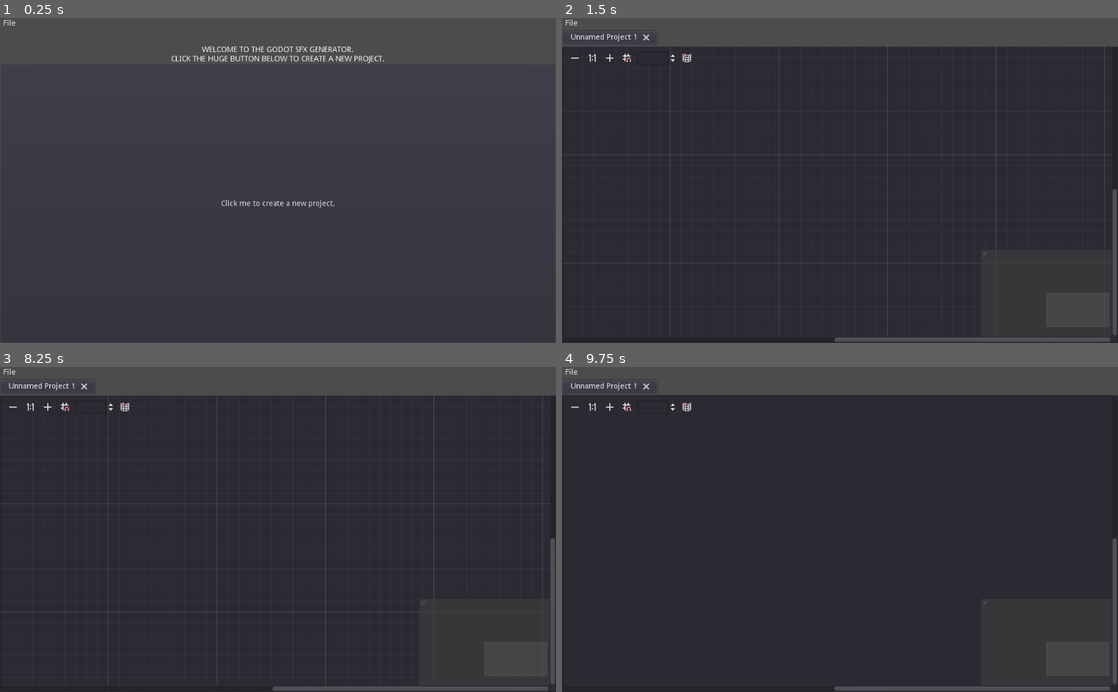
Above: before the commit, frames 1-4 (two rows, left to right).
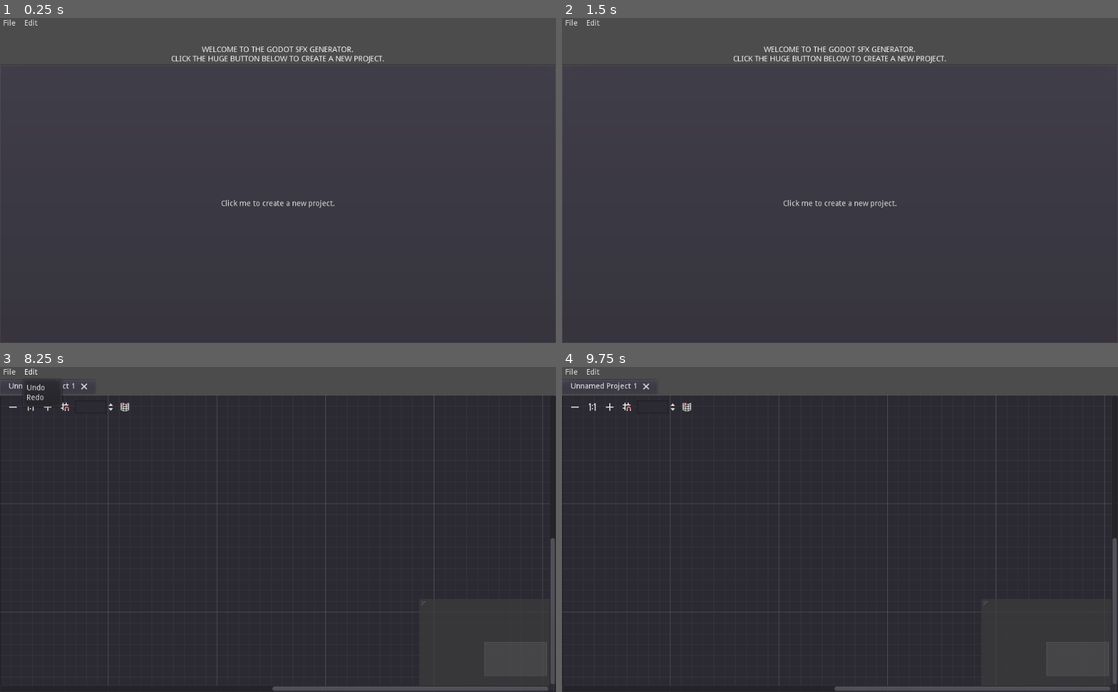
Above: after the commit, the same moments.

Repository: noiamhippyman/GodotAudioGeneration
Game: Godot game, scene res://SFX Generator/SFXGeneratorMain.tscn
Same seed, same stepped clock (60 frames per second), same inputs: the game is played once before the commit and once after it.
Inputs (mouse positions are in pixels of both pictures, inside the frame that each line leads up to):
- Up to frame 1 (0.25 s): no input
- Up to frame 2 (1.5 s): click (595, 24) at 0.5 s, where only the run after the commit has a clickable "Edit"; click "Click me to create a new proj…" at 1.25 s
- Up to frame 3 (8.25 s): click (278, 552) at 2 s, where only the run after the commit has a clickable "Click me to create a new proj…"; click "File" at 2.75 s; click (11, 406) at 3.5 s; click (50, 406) at 4.25 s; click (66, 406) at 5 s; click (122, 406) at 5.75 s; click "File" at 6.5 s; click (11, 406) at 7.25 s; click (33, 373) at 8 s, where only the run after the commit has a clickable "Edit"
- Up to frame 4 (9.75 s): click (612, 406) at 8.75 s; click (628, 406) at 9.5 s

The runs differ from the first frame. In frame 1, less than 0.1% of the frame differs, in the area x 4-7%, y 0-3%; in frame 2, 7.4%, in the area x 0-100%, y 0-100%; in frame 3, 0.3%; in frame 4, 0.2%.

Commit message:
Not a very important commit. Things are messy but things have changed. I'm finally done putting a finish on my computer table so I'm moving back to my main desktop.

Diff:
--- a/AudioProgramming/Globals.gd
+++ b/AudioProgramming/Globals.gd
@@ -16,6 +16,10 @@
 
 const NODE_TYPE_OSCILLATOR:int = 0
 const NODE_TYPE_AUDIO_OUTPUT:int = 1
+const NODE_TYPE_MATH:int = 2
 
 const FILE_NEW_PROJECT:int = 0
 const FILE_CLOSE_PROJECT:int = 1
+
+const EDIT_UNDO:int = 0
+const EDIT_REDO:int = 1
--- a/AudioProgramming/Node Editor/GUI/AddNodePopupMenu.gd
+++ b/AudioProgramming/Node Editor/GUI/AddNodePopupMenu.gd
@@ -2,6 +2,8 @@
 class_name AddNodePopupMenu
 
 func _init():
-	add_separator("Add")
+	add_separator("Add Node")
 	add_item("Oscillator", Globals.NODE_TYPE_OSCILLATOR)
 	add_item("Audio Output", Globals.NODE_TYPE_AUDIO_OUTPUT)
+	add_item("Math", Globals.NODE_TYPE_MATH)
+	add_separator()
--- a/AudioProgramming/Node Editor/Nodes/Audio/AudioOutputNode.gd
+++ b/AudioProgramming/Node Editor/Nodes/Audio/AudioOutputNode.gd
@@ -11,6 +11,9 @@
 var sample_rate_text:LineEdit = null
 var stream_input_label:Label = null
 var play_stop_button:Button = null
+
+func get_class():
+	return "AudioOutputNode"
 
 func _init():
 	title = "Audio Output"
--- a/AudioProgramming/Node Editor/Nodes/Audio/OscillatorNode.gd
+++ b/AudioProgramming/Node Editor/Nodes/Audio/OscillatorNode.gd
@@ -13,6 +13,8 @@
 var amplitude_line_edit:LineEdit = null
 var output_label:Label = null
 
+func get_class():
+	return "OscillatorNode"
 
 func _init():
 	title = "Oscillator"
--- /dev/null
+++ b/AudioProgramming/SFX Generator/GUI/EditMenuButton.gd
@@ -0,0 +1,19 @@
+extends MenuButton
+
+var popup:PopupMenu = null
+
+signal undo_requested
+signal redo_requested
+
+func _ready():
+	popup = get_popup()
+	popup.add_item("Undo", Globals.EDIT_UNDO)
+	popup.add_item("Redo", Globals.EDIT_REDO)
+	popup.connect("id_pressed", self, "_on_id_pressed")
+
+func _on_id_pressed(id:int):
+	match id:
+		Globals.EDIT_UNDO:
+			emit_signal("undo_requested")
+		Globals.EDIT_REDO:
+			emit_signal("redo_requested")
--- /dev/null
+++ b/AudioProgramming/SFX Generator/Nodes/SFXGenMathNode.gd
@@ -0,0 +1,35 @@
+extends SFXGenNode
+class_name SFXGenMathNode
+
+var value_a:int
+var value_b:int
+var function_list_option_button:OptionButton = null
+
+func _init():
+	title = "Add"
+
+	var slot0:HBoxContainer = add_slot_control(Globals.SLOT_TYPE_INT,Globals.SLOT_TYPE_INT)
+	var slot1:HBoxContainer = add_slot_control(Globals.SLOT_TYPE_INT,-1)
+	var slot2:HBoxContainer = add_slot_control(-1,-1)
+
+	var value_a_line:LineEdit = LineEdit.new()
+	slot0.add_child(value_a_line)
+
+	var value_b_line:LineEdit = LineEdit.new()
+	slot1.add_child(value_b_line)
+
+	var output_label:Label = Label.new()
+	output_label.text = "Value"
+	slot0.add_child(output_label)
+
+	function_list_option_button = OptionButton.new()
+	function_list_option_button.add_item("Add")
+	function_list_option_button.add_item("Subtract")
+	function_list_option_button.add_item("Multiply")
+	function_list_option_button.add_item("Divide")
+	function_list_option_button.size_flags_horizontal = SIZE_EXPAND_FILL
+	function_list_option_button.connect("item_selected",self,"_on_function_list_option_button_item_selected")
+	slot2.add_child(function_list_option_button)
+
+func _on_function_list_option_button_item_selected(id:int):
+	title = function_list_option_button.get_item_text(id)
--- /dev/null
+++ b/AudioProgramming/SFX Generator/Nodes/SFXGenNode.gd
@@ -0,0 +1,40 @@
+extends GraphNode
+class_name SFXGenNode
+
+func get_color_from_type(type:int):
+	var color:Color
+	match type:
+		Globals.SLOT_TYPE_BOOL:
+			color = Globals.SLOT_COLOR_BOOL
+		Globals.SLOT_TYPE_INT:
+			color = Globals.SLOT_COLOR_INT
+		Globals.SLOT_TYPE_REAL:
+			color = Globals.SLOT_COLOR_REAL
+		Globals.SLOT_TYPE_STRING:
+			color = Globals.SLOT_COLOR_STRING
+		Globals.SLOT_TYPE_VECTOR2:
+			color = Globals.SLOT_COLOR_VECTOR2
+		Globals.SLOT_TYPE_VECTOR3:
+			color = Globals.SLOT_COLOR_VECTOR3
+	return color
+
+func add_slot_control(type_input:int,type_output:int):
+	var slot_hbox:HBoxContainer = HBoxContainer.new()
+	var slot_count = get_child_count()
+	slot_hbox.name = "Slot " + str(slot_count)
+
+	var has_input:bool = type_input >= 0
+	var has_output:bool = type_output >= 0
+	var color_input:Color = get_color_from_type(type_input)
+	var color_output:Color = get_color_from_type(type_output)
+	set_slot(slot_count,type_input >= 0,type_input,color_input,type_output >= 0,type_output,color_output)
+	add_child(slot_hbox)
+	return slot_hbox
+
+func get_slot_control(index:int):
+	return get_child(index)
+
+func add_control_to_slot_control(index:int,control:Control):
+	if (index < 0 or index >= get_child_count()):
+		return
+	get_slot_control(index).add_child(control)
--- /dev/null
+++ b/AudioProgramming/SFX Generator/Nodes/SFXGenOscillatorNode.gd
@@ -0,0 +1,11 @@
+extends SFXGenNode
+class_name SFXGenOscillatorNode
+
+var slot0:HBoxContainer = null
+var slot1:HBoxContainer = null
+var slot2:HBoxContainer = null
+
+func _init():
+	slot0 = add_slot_control(-1,-1)
+	slot1 = add_slot_control(-1,-1)
+	slot2 = add_slot_control(-1,-1)
--- a/AudioProgramming/SFX Generator/SFXGeneratorMain.gd
+++ b/AudioProgramming/SFX Generator/SFXGeneratorMain.gd
@@ -1,5 +1,6 @@
 extends Control
 
+var undo_redo:UndoRedo = null
 var root:VBoxContainer = null
 var project_tabs:Tabs = null
 var current_project_editor:GraphEdit = null
@@ -7,6 +8,7 @@
 var no_projects_vbox:VBoxContainer = null
 
 func add_node(id:int):
+	# id should be value from NODE_TYPE_* enum
 	# adds a node to the current_project_editor
 	var node:GraphNode = null
 	match id:
@@ -14,8 +16,16 @@
 			node = OscillatorNode.new()
 		Globals.NODE_TYPE_AUDIO_OUTPUT:
 			node = AudioOutputNode.new()
+		Globals.NODE_TYPE_MATH:
+			node = SFXGenMathNode.new()
 	node.offset = get_global_mouse_position() - current_project_editor.rect_global_position + current_project_editor.scroll_offset
 	current_project_editor.add_child(node)
+
+func delete_nodes():
+	var node_list = current_project_editor.get_children()
+	for node in node_list:
+		if (node is GraphNode and node.selected):
+			node.queue_free()
 
 func add_project():
 	# if project exists already
@@ -29,6 +39,7 @@
 	current_project_editor.size_flags_horizontal = SIZE_EXPAND_FILL
 	current_project_editor.size_flags_vertical = SIZE_EXPAND_FILL
 	current_project_editor.connect("popup_request",self,"_on_GraphEdit_popup_request")
+	current_project_editor.connect("delete_nodes_request",self,"_on_GraphEdit_delete_nodes_request")
 	root.add_child(current_project_editor, true)
 
 	# create new tab in project_tabs with project name
@@ -69,6 +80,9 @@
 	current_project_editor = get_project_by_name(name)
 	current_project_editor.visible = true
 
+func _init():
+	undo_redo = UndoRedo.new()
+
 func _ready():
 	project_tabs = $RootVBoxContainer/Tabs
 	add_node_popup_menu = $AddNodePopupMenu
@@ -78,6 +92,12 @@
 func _on_GraphEdit_popup_request(position:Vector2):
 	add_node_popup_menu.rect_position = position
 	add_node_popup_menu.show_modal()
+
+func _on_GraphEdit_delete_nodes_request():
+	undo_redo.create_action("Delete Nodes")
+	undo_redo.add_do_method(self,"delete_nodes")
+	undo_redo.add_undo_method(self,"add_node",0)
+	undo_redo.commit_action()
 
 func _on_AddNodePopupMenu_id_pressed(id:int):
 	add_node(id)
@@ -97,3 +117,16 @@
 func _on_FileMenuButton_close_project_requested():
 	if (!no_projects_vbox.visible):
 		close_project_tab(project_tabs.current_tab)
+
+
+func _on_EditMenuButton_undo_requested():
+	if (undo_redo.has_undo()):
+		undo_redo.undo()
+		print("UNDO")
+	else:
+		print("NO UNDO")
+
+
+func _on_EditMenuButton_redo_requested():
+	if (undo_redo.has_redo()):
+		undo_redo.redo()
--- a/AudioProgramming/SFX Generator/SFXGeneratorMain.tscn
+++ b/AudioProgramming/SFX Generator/SFXGeneratorMain.tscn
@@ -1,8 +1,9 @@
-[gd_scene load_steps=4 format=2]
+[gd_scene load_steps=5 format=2]
 
 [ext_resource path="res://SFX Generator/SFXGeneratorMain.gd" type="Script" id=1]
 [ext_resource path="res://SFX Generator/GUI/FileMenuButton.gd" type="Script" id=2]
 [ext_resource path="res://Node Editor/GUI/AddNodePopupMenu.gd" type="Script" id=3]
+[ext_resource path="res://SFX Generator/GUI/EditMenuButton.gd" type="Script" id=4]
 
 [node name="SFXGeneratorMain" type="Control"]
 anchor_right = 1.0
@@ -29,6 +30,14 @@
 text = "File"
 switch_on_hover = true
 script = ExtResource( 2 )
+
+[node name="EditMenuButton" type="MenuButton" parent="RootVBoxContainer/MenuButtonHBoxContainer"]
+margin_left = 39.0
+margin_right = 75.0
+margin_bottom = 20.0
+text = "Edit"
+switch_on_hover = true
+script = ExtResource( 4 )
 
 [node name="Tabs" type="Tabs" parent="RootVBoxContainer"]
 margin_top = 24.0
@@ -71,6 +80,8 @@
 script = ExtResource( 3 )
 [connection signal="close_project_requested" from="RootVBoxContainer/MenuButtonHBoxContainer/FileMenuButton" to="." method="_on_FileMenuButton_close_project_requested"]
 [connection signal="new_project_requested" from="RootVBoxContainer/MenuButtonHBoxContainer/FileMenuButton" to="." method="_on_FileMenuButton_new_project_requested"]
+[connection signal="redo_requested" from="RootVBoxContainer/MenuButtonHBoxContainer/EditMenuButton" to="." method="_on_EditMenuButton_redo_requested"]
+[connection signal="undo_requested" from="RootVBoxContainer/MenuButtonHBoxContainer/EditMenuButton" to="." method="_on_EditMenuButton_undo_requested"]
 [connection signal="tab_changed" from="RootVBoxContainer/Tabs" to="." method="_on_Tabs_tab_changed"]
 [connection signal="tab_close" from="RootVBoxContainer/Tabs" to="." method="_on_Tabs_tab_close"]
 [connection signal="pressed" from="RootVBoxContainer/NoProjectsVBox/Button" to="." method="_on_NoProjectsVBox_Button_pressed"]
--- a/AudioProgramming/project.godot
+++ b/AudioProgramming/project.godot
@@ -38,6 +38,21 @@
 "class": "OscillatorNode",
 "language": "GDScript",
 "path": "res://Node Editor/Nodes/Audio/OscillatorNode.gd"
+}, {
+"base": "SFXGenNode",
+"class": "SFXGenMathNode",
+"language": "GDScript",
+"path": "res://SFX Generator/Nodes/SFXGenMathNode.gd"
+}, {
+"base": "GraphNode",
+"class": "SFXGenNode",
+"language": "GDScript",
+"path": "res://SFX Generator/Nodes/SFXGenNode.gd"
+}, {
+"base": "SFXGenNode",
+"class": "SFXGenOscillatorNode",
+"language": "GDScript",
+"path": "res://SFX Generator/Nodes/SFXGenOscillatorNode.gd"
 } ]
 _global_script_class_icons={
 "AddNodePopupMenu": "",
@@ -45,7 +60,10 @@
 "EnvelopeADSR": "",
 "FilterResonant": "",
 "Oscillator": "",
-"OscillatorNode": ""
+"OscillatorNode": "",
+"SFXGenMathNode": "",
+"SFXGenNode": "",
+"SFXGenOscillatorNode": ""
 }
 
 [application]
